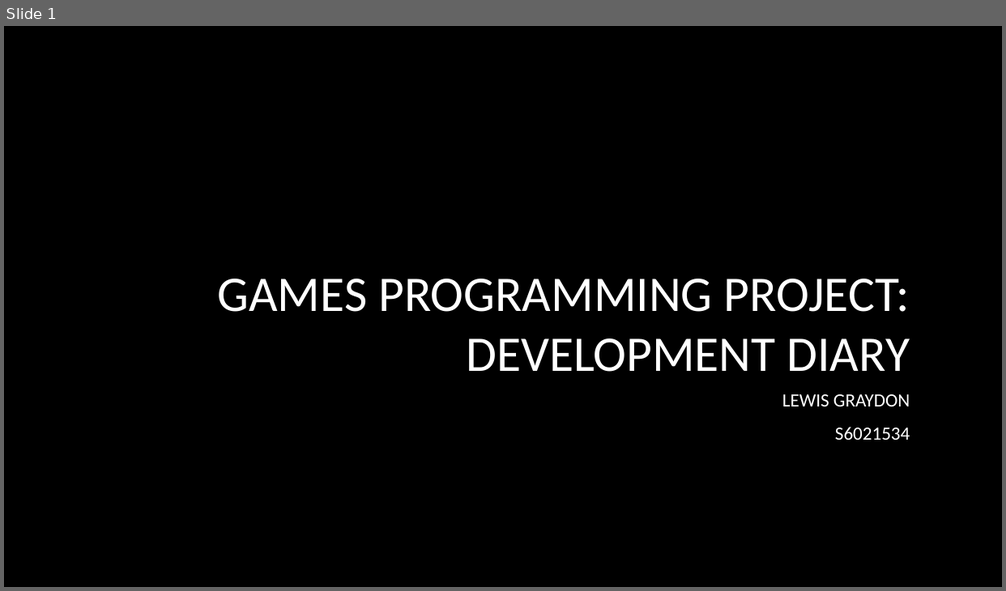
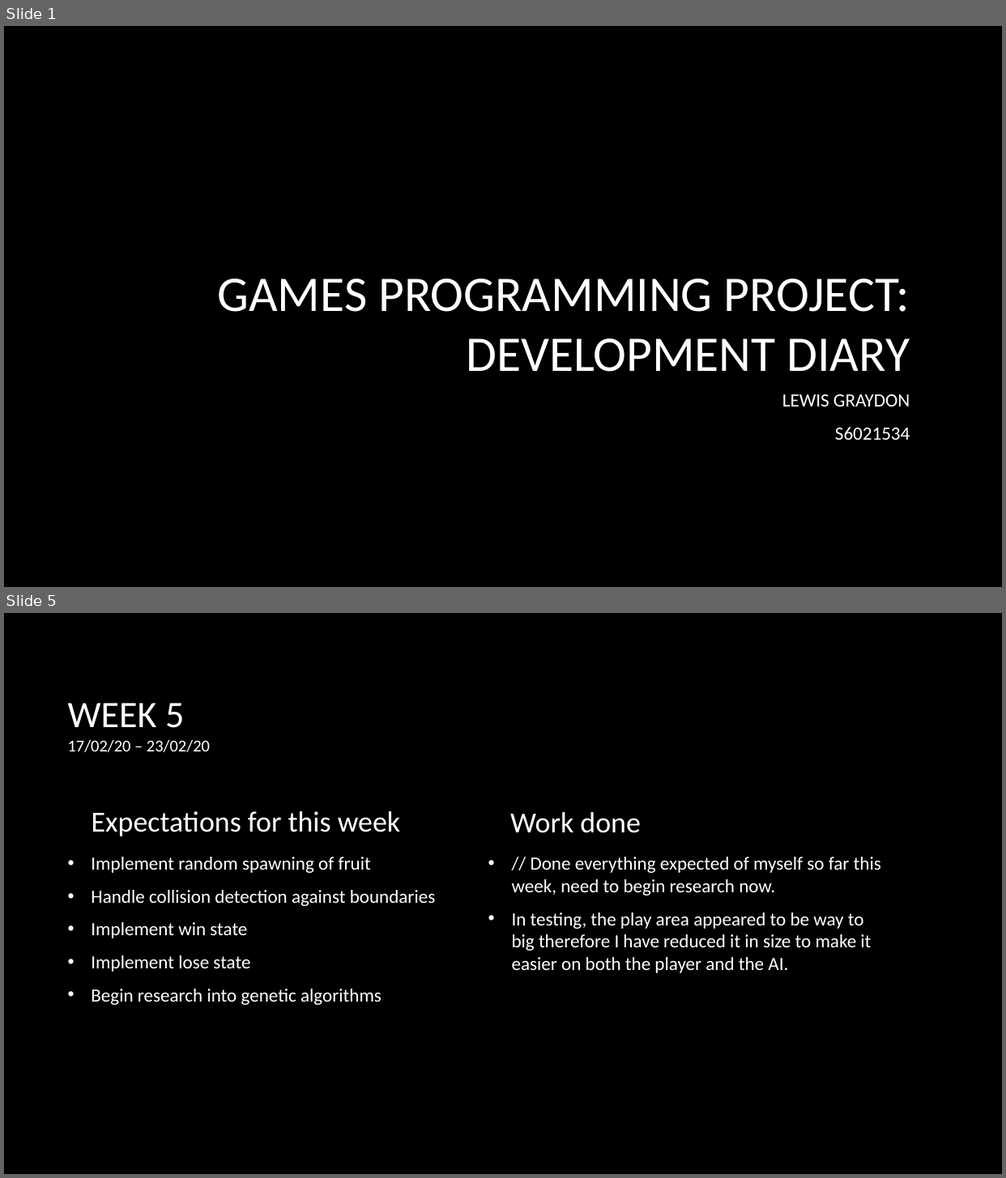
Before and after one commit to LewisGraydon/FinalYearProject2020, a slide deck: DevelopmentDiaryGPP.pptx. Shown one above the other, each under a label of ours: slide 1 before the commit, slides 1 and 5 after it; the slides between them are not shown. The pictures are 1006x591 and 1006x1178 pixels, drawn with LibreOffice and Linux fonts; fonts in the diff are those of the drawing; background and template pictures are left out. Boxes give left, top, right and bottom in pixels: in the first picture for what was removed or moved away, otherwise in the second. Text is boxed around its words. In the diff, an @@ line names an element or a change of style, - is before the commit and + after.

Commit message:
Final tweaks to collision detection. Added random fruit spawning, win state as well as commented a bunch of my code for readability.

```diff
--- a/DevelopmentDiaryGPP.pptx
+++ b/DevelopmentDiaryGPP.pptx
@@ slide 5 added at box(4, 613, 1002, 1174), background picture (left out) @@
@@ title added at box(68, 703, 210, 752), 16 pt, text #FFFFFF @@
+WEEK 5
+17/02/20 – 23/02/20
@@ text added at box(91, 811, 400, 837), 28 pt, text #FFFFFF @@
+Expectations for this week
@@ text added at box(510, 812, 640, 833), 28 pt, text #FFFFFF @@
+Work done
@@ text added at box(91, 857, 436, 1005), 18 pt, text #FFFFFF @@
+• Implement random spawning of fruit
+• Handle collision detection against boundaries
+• Implement win state
+• Implement lose state
+• Begin research into genetic algorithms
@@ text added at box(512, 857, 881, 973), 18 pt, text #FFFFFF @@
+• // Done everything expected of myself so far this week, need to begin research now.
+• In testing, the play area appeared to be way to big therefore I have reduced it in size to make it easier on both the player and the AI.
```
Also in this commit, not shown: 3 slides changed, 7 other slides added, 10 other files.
